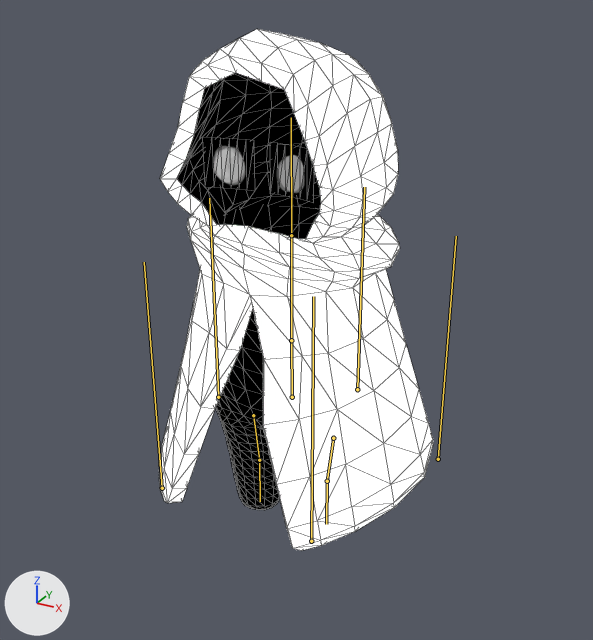
What one commit did to the glTF model assets/characters/character.glb.
Before and after are seen from a 50 mm camera at (4.65, -8.34, 3.74) aimed at (0.18, -0.2, -0.33). The axes (+X, +Y, +Z) are drawn at lower left. The lights are the same throughout. The bones that change are drawn over the model as lines. Mesh edges are drawn as thin lines.
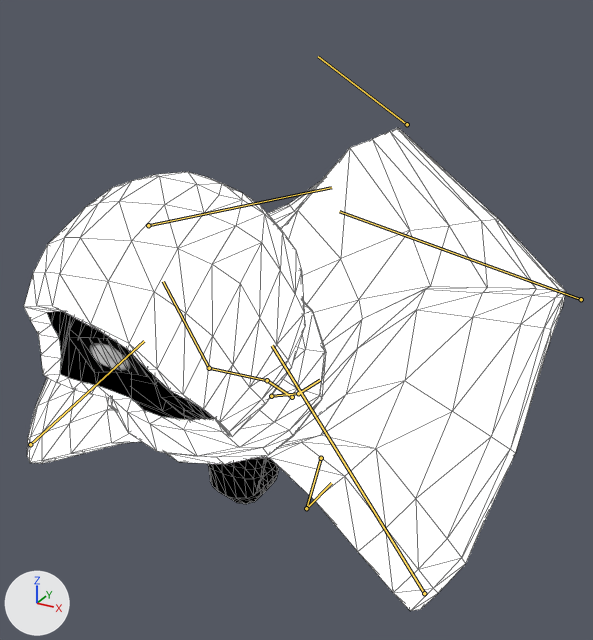
The newer file adds an action. The first version stands in its rest pose; the second is drawn at frame 8 of the action 'Dash-loop'.

The change in detail:
Bone 'hips' (bone_hips) turns from (0, 0, 0) to (49, 0, 0) degrees about its own x, y and z.
Bone 'torso' (bone_torso) turns from (0, 0, 0) to (10, 0, 0) degrees about its own x, y and z.
Bone 'head' (bone_head) turns from (0, 0, 0) to (-30, 0, 0) degrees about its own x, y and z.
Bone 'thigh_right' (bone_thigh_right) moves from (0.0, 0.0, 0.0) to (0.49, -0.06, -0.01).
Bone 'thigh_right' (bone_thigh_right) turns from (0, 0, 0) to (-4, 6, -69) degrees about its own x, y and z.
Bone 'shin_right' (bone_shin_right) turns from (0, 0, 0) to (0, 0, -14) degrees about its own x, y and z.
Bone 'thigh_left' (bone_thigh_left) moves from (0.0, 0.0, 0.0) to (0.35, 0.11, 0.01).
Bone 'thigh_left' (bone_thigh_left) turns from (0, 0, 0) to (0, 2, -19) degrees about its own x, y and z.
Bone 'shin_left' (bone_shin_left) turns from (0, 0, 0) to (0, 0, 106) degrees about its own x, y and z.
Bone 'cape_front_right' (bone_cape_front_right) moves from (0.0, 0.0, 0.0) to (-1.92, 0.25, 0.32).
Bone 'cape_front_right' (bone_cape_front_right) turns from (0, 0, 0) to (3, 4, -47) degrees about its own x, y and z.
Bone 'cape_side_right' (bone_cape_side_right) moves from (0.0, 0.0, 0.0) to (-1.12, 2.58, 0.0).
Bone 'cape_side_right' (bone_cape_side_right) turns from (0, 0, 0) to (0, 0, -73) degrees about its own x, y and z.
Bone 'cape_back' (bone_cape_back) moves from (0.0, 0.0, 0.0) to (0.0, 3.87, -1.52).
Bone 'cape_back' (bone_cape_back) turns from (0, 0, 0) to (67, 0, 0) degrees about its own x, y and z.
Bone 'cape_side_left' (bone_cape_side_left) moves from (0.0, 0.0, 0.0) to (1.52, 2.62, -0.02).
Bone 'cape_side_left' (bone_cape_side_left) turns from (0, 0, 0) to (0, -19, 79) degrees about its own x, y and z.
Bone 'cape_front_left' (bone_cape_front_left) moves from (0.0, 0.0, 0.0) to (1.5, 0.1, 0.29).
Bone 'cape_front_left' (bone_cape_front_left) turns from (0, 0, 0) to (0, 0, 37) degrees about its own x, y and z.

Where the change shows, as pixel boxes [x1, y1, x2, y2] in the pictures (593 x 640 px):
'Cylinder.002', posed (97% wider, 7% shorter): before [159, 29, 433, 551]; after [24, 128, 566, 611]
bone 'hips', root to tip: before (292, 397) to (291, 340); after (292, 397) to (267, 380)
bone 'torso', root to tip: before (291, 340) to (291, 235); after (267, 380) to (209, 368)
bone 'head', root to tip: before (291, 235) to (291, 117); after (209, 368) to (163, 281)
bone 'thigh_right', root to tip: before (253, 415) to (259, 460); after (271, 396) to (298, 393)
bone 'shin_right', root to tip: before (259, 460) to (260, 501); after (298, 393) to (320, 380)
bone 'thigh_left', root to tip: before (333, 438) to (327, 481); after (321, 458) to (306, 508)
bone 'shin_left', root to tip: before (327, 481) to (326, 524); after (306, 508) to (331, 483)
bone 'cape_front_right', root to tip: before (162, 488) to (144, 262); after (30, 444) to (144, 341)
bone 'cape_side_right', root to tip: before (218, 397) to (209, 198); after (148, 225) to (331, 187)
bone 'cape_back', root to tip: before (357, 389) to (364, 187); after (407, 124) to (318, 56)
bone 'cape_side_left', root to tip: before (438, 459) to (456, 236); after (581, 299) to (339, 211)
bone 'cape_front_left', root to tip: before (311, 541) to (313, 296); after (424, 593) to (272, 345)
